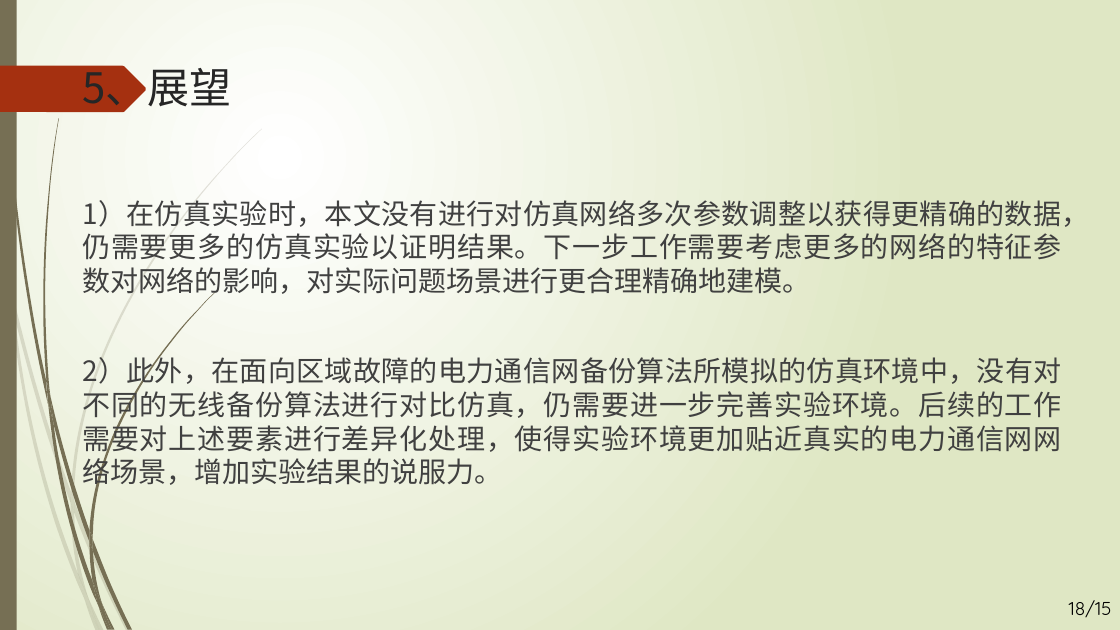
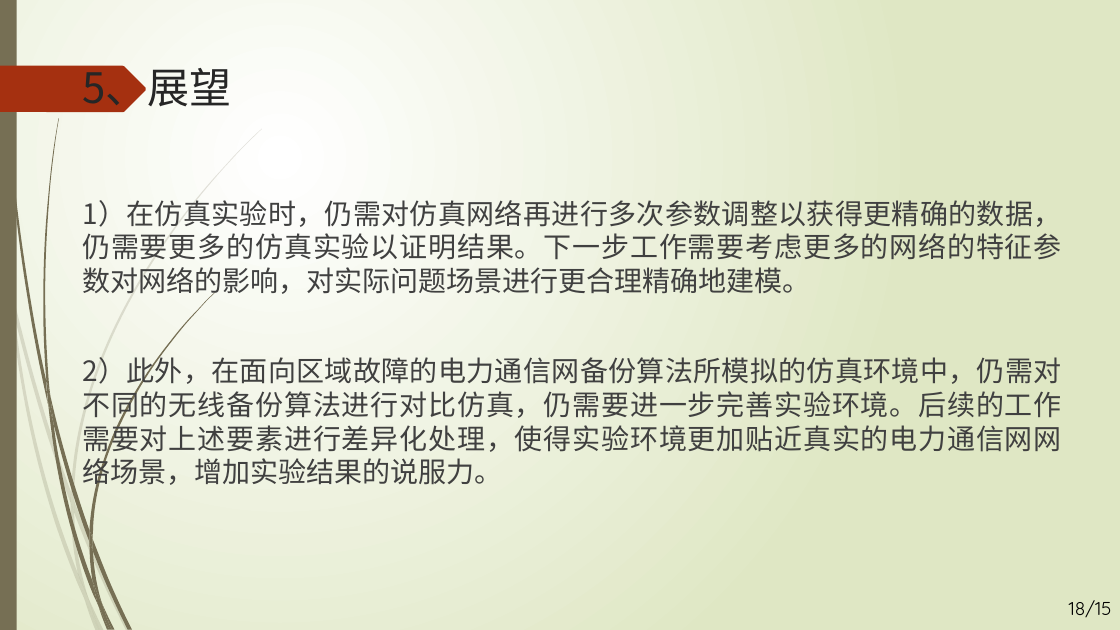
Before and after one commit to weiwensangsang/academic_v4, a slide deck: slide 18 of 2016111417_夏震_答辩PPT.pptx. Drawn at 1120x630 pixels with LibreOffice and Linux fonts; fonts in the diff are those of the drawing. Boxes give left, top, right and bottom in pixels: in the first picture for what was removed or moved away, otherwise in the second. Text is boxed around its words. In the diff, an @@ line names an element or a change of style, - is before the commit and + after.

```diff
--- a/2016111417_夏震_答辩PPT.pptx
+++ b/2016111417_夏震_答辩PPT.pptx
@@ text at [82, 196, 1061, 490]: text changed @@
-1）在仿真实验时，本文没有进行对仿真网络多次参数调整以获得更精确的数据，仍需要更多的仿真实验以证明结果。下一步工作需要考虑更多的网络的特征参数对网络的影响，对实际问题场景进行更合理精确地建模。
-2）此外，在面向区域故障的电力通信网备份算法所模拟的仿真环境中，没有对不同的无线备份算法进行对比仿真，仍需要进一步完善实验环境。后续的工作需要对上述要素进行差异化处理，使得实验环境更加贴近真实的电力通信网网络场景，增加实验结果的说服力。
+1）在仿真实验时，仍需对仿真网络再进行多次参数调整以获得更精确的数据，仍需要更多的仿真实验以证明结果。下一步工作需要考虑更多的网络的特征参数对网络的影响，对实际问题场景进行更合理精确地建模。
+2）此外，在面向区域故障的电力通信网备份算法所模拟的仿真环境中，仍需对不同的无线备份算法进行对比仿真，仍需要进一步完善实验环境。后续的工作需要对上述要素进行差异化处理，使得实验环境更加贴近真实的电力通信网网络场景，增加实验结果的说服力。
```
Also in this commit, not shown: 3 other slides changed.
